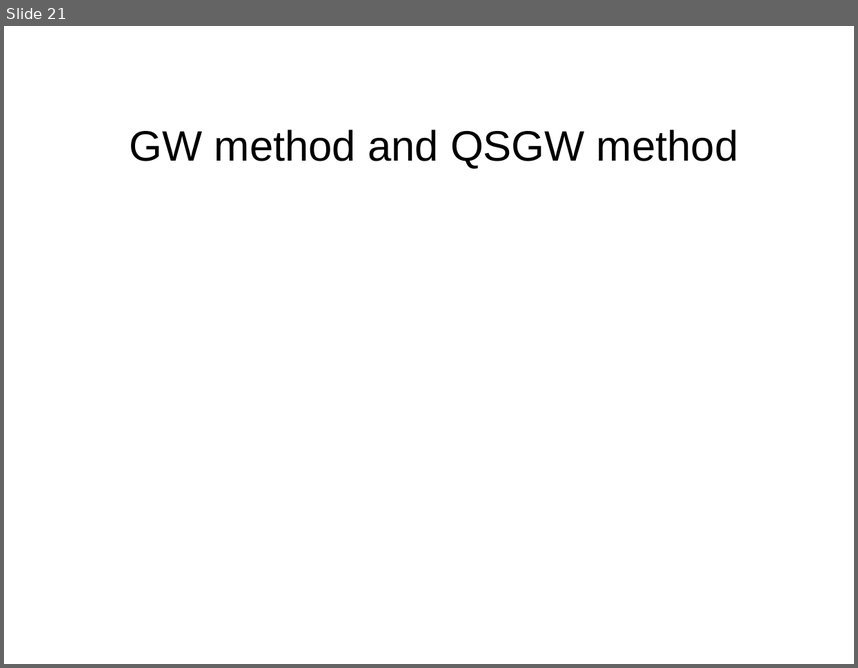
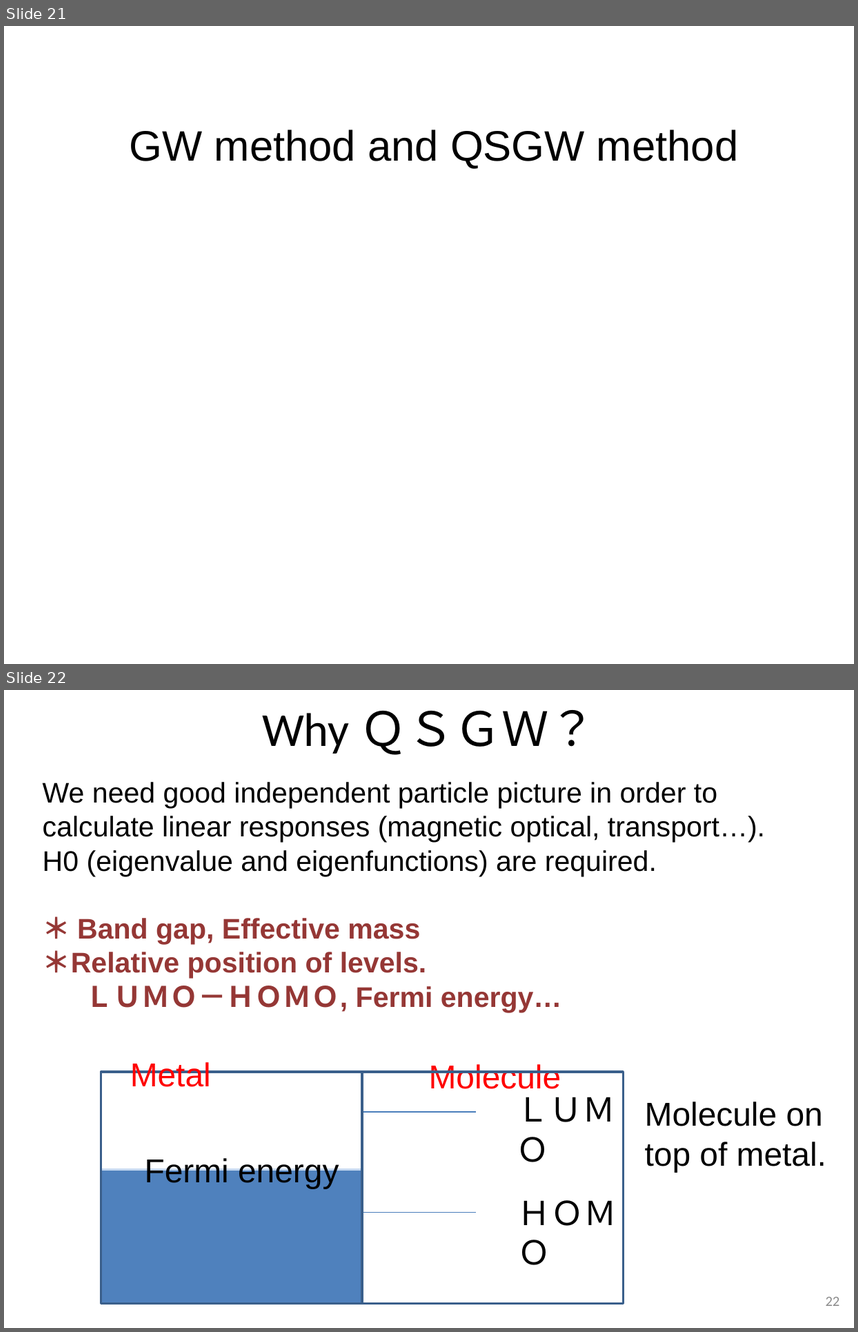
Before and after one commit to tkotani/ecalj, a slide deck: Document/cmdworkshop.pptx. Shown one above the other, each under a label of ours: slide 21 before the commit, slides 21 and 22 after it. The pictures are 858x668 and 858x1332 pixels, drawn with LibreOffice and Linux fonts; fonts in the diff are those of the drawing. Boxes give left, top, right and bottom in pixels: in the first picture for what was removed or moved away, otherwise in the second. Text is boxed around its words. In the diff, an @@ line names an element or a change of style, - is before the commit and + after.

```diff
--- a/Document/cmdworkshop.pptx
+++ b/Document/cmdworkshop.pptx
@@ slide 22 added at box(4, 690, 854, 1328), background #FFFFFF @@
@@ title added at box(262, 710, 596, 755), 40 pt, text #000000 @@
+Why ＱＳＧＷ？
@@ text added at box(43, 782, 765, 1012), 24 pt, text #000000 @@
+We need good independent particle picture in order to calculate linear responses (magnetic optical, transport…).
+H0 (eigenvalue and eigenfunctions) are required.
+＊ Band gap, Effective mass
+＊Relative position of levels.
+  ＬＵＭＯ－ＨＯＭＯ, Fermi energy…
@@ text added at box(130, 1062, 211, 1087), 28 pt, text #FF0000 @@
+Metal
@@ rectangle added at box(101, 1072, 362, 1304), outline #3A5F8C 2 pt @@
@@ rectangle added at box(362, 1072, 623, 1304), outline #3A5F8C 2 pt @@
@@ text added at box(429, 1064, 562, 1089), 28 pt, text #FF0000 @@
+Molecule
@@ text added at box(508, 1085, 630, 1133), 28 pt, text #000000 @@
+ＬＵＭＯ
@@ text added at box(645, 1101, 826, 1172), 28 pt, text #000000 @@
+Molecule on
+top of metal.
@@ line added from (362, 1112) to (476, 1112), #4B7EBC 0.75 pt @@
@@ text added at box(145, 1156, 339, 1188), 28 pt, text #000000 @@
+Fermi energy
@@ rectangle added at box(101, 1170, 362, 1303), fill #4F81BD, outline #C6D9F1 2 pt @@
@@ text added at box(509, 1187, 637, 1236), 28 pt, text #000000 @@
+ＨＯＭＯ
@@ line added from (362, 1212) to (476, 1212), #4B7EBC 0.75 pt @@
@@ page number added at box(826, 1297, 840, 1305), 12 pt, text #8C8C8C @@
+22
```
Also in this commit, not shown: 6 other slides added, 1 slide removed, 3 other files.
